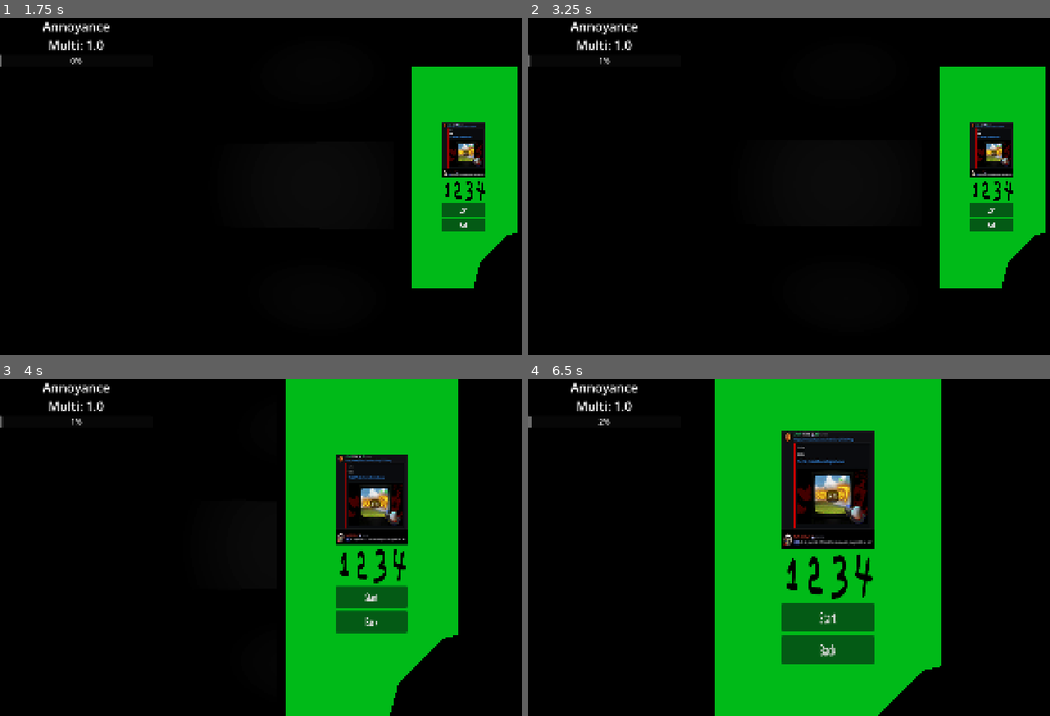
Above: before the commit, frames 1-4 (two rows, left to right).
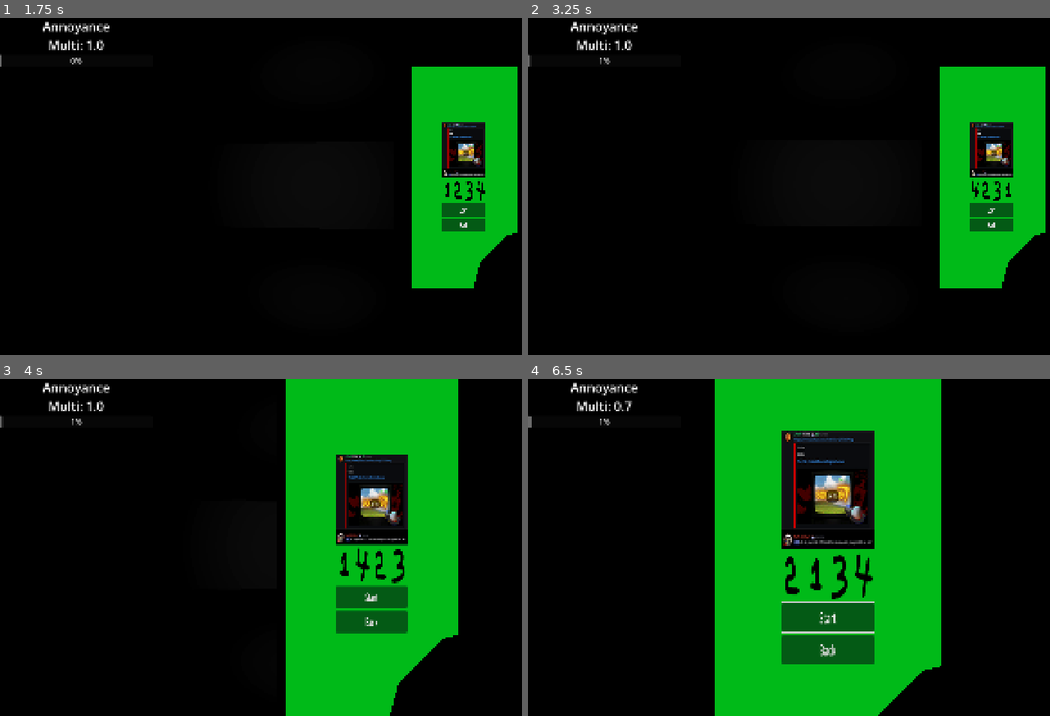
Above: after the commit, the same moments.

Repository: olinolinolinolin/f-n-a-k-five-nights-at-kecks
Game: Godot game, scene res://testhub1.tscn
The game is run twice, just before and just after one commit, with the same random seed, the same clock (stepped at 60 frames per second) and the same inputs.
Inputs (mouse positions are in pixels of both pictures, inside the frame that each line leads up to):
- Up to frame 1 (1.75 s): tap Enter (ui_accept) at 0.5, 0.77, 1.25, 1.52 s; move the mouse to (334, 186) at 0.52 s; tap Q (hide) at 0.6, 1.55 s; click (334, 186) at 0.67 s; tap E (phone) at 0.8, 1.35 s; move the mouse to (271, 186) at 1.27 s; click (271, 186) at 1.42 s
- Up to frame 2 (3.25 s): tap Enter (ui_accept) at 2, 2.75, 3.02 s; move the mouse to (841, 179) at 2.02 s; tap Q (hide) at 2.1, 3.05 s; click (841, 179) at 2.17 s; tap E (phone) at 2.3, 2.85 s; move the mouse to (820, 193) at 2.77 s; click (820, 193) at 2.92 s
- Up to frame 3 (4 s): tap Enter (ui_accept) at 3.5, 3.77 s; move the mouse to (344, 550) at 3.52 s; tap 1 (qte1) at 3.6 s; click (344, 550) at 3.67 s; tap E (phone) at 3.8 s
- Up to frame 4 (6.5 s): move the mouse to (648, 496) at 4.27 s; tap 2 (qte2) at 4.35 s; click (648, 496) at 4.42 s; tap Enter (ui_accept) at 4.52, 5, 6.02 s; tap Q (hide) at 4.55, 6.05 s; move the mouse to (856, 547) at 5.02 s; tap 3 (qte3) at 5.1 s; click (856, 547) at 5.17 s; tap E (phone) at 5.3 s; move the mouse to (736, 463) at 5.77 s; tap 4 (qte4) at 5.85 s; click (736, 463) at 5.92 s

Frame 1 is identical in both runs. In frame 2, less than 0.1% of the frame differs, in the area x 85-93%, y 47-55%; in frame 3, 0.3%; in frame 4, 0.6%, in the area x 13-67%, y 6-76%.

Commit message:
added more focus related ui stuphhhh

Diff:
--- a/phonescreen.tscn
+++ b/phonescreen.tscn
@@ -52,6 +52,7 @@
 [node name="Button" type="Button" parent="GridContainer" unique_id=362813103]
 layout_mode = 2
 focus_neighbor_left = NodePath("../Button5")
+focus_neighbor_top = NodePath(".")
 focus_neighbor_right = NodePath("../Button2")
 focus_neighbor_bottom = NodePath("../Button4")
 icon = ExtResource("1_c7pon")
@@ -59,6 +60,7 @@
 [node name="Button2" type="Button" parent="GridContainer" unique_id=2048746886]
 layout_mode = 2
 focus_neighbor_left = NodePath("../Button")
+focus_neighbor_top = NodePath(".")
 focus_neighbor_right = NodePath("../Button3")
 focus_neighbor_bottom = NodePath("../Button5")
 text = "RING
@@ -67,7 +69,9 @@
 [node name="Button3" type="Button" parent="GridContainer" unique_id=1759352543]
 layout_mode = 2
 focus_neighbor_left = NodePath("../Button2")
+focus_neighbor_top = NodePath(".")
 focus_neighbor_right = NodePath("../Button4")
+focus_neighbor_bottom = NodePath("../Button5")
 text = "Flashlight"
 
 [node name="Button4" type="Button" parent="GridContainer" unique_id=1532941844]
@@ -75,6 +79,7 @@
 focus_neighbor_left = NodePath("../Button3")
 focus_neighbor_top = NodePath("../Button")
 focus_neighbor_right = NodePath("../Button5")
+focus_neighbor_bottom = NodePath(".")
 icon = ExtResource("1_c7pon")
 
 [node name="Button5" type="Button" parent="GridContainer" unique_id=1359262743]
@@ -82,6 +87,7 @@
 focus_neighbor_left = NodePath("../Button4")
 focus_neighbor_top = NodePath("../Button2")
 focus_neighbor_right = NodePath("../Button")
+focus_neighbor_bottom = NodePath(".")
 icon = ExtResource("1_c7pon")
 
 [node name="VBoxContainer" type="VBoxContainer" parent="." unique_id=47579587]
@@ -106,12 +112,20 @@
 z_index = 10
 y_sort_enabled = true
 layout_mode = 2
+focus_neighbor_left = NodePath(".")
+focus_neighbor_top = NodePath(".")
+focus_neighbor_right = NodePath("../Scare Gnome")
+focus_neighbor_bottom = NodePath(".")
 text = "Back"
 
 [node name="Scare Gnome" type="Button" parent="VBoxContainer/GnomeButtons" unique_id=2093452016]
 z_index = 10
 y_sort_enabled = true
 layout_mode = 2
+focus_neighbor_left = NodePath("../Back")
+focus_neighbor_top = NodePath(".")
+focus_neighbor_right = NodePath(".")
+focus_neighbor_bottom = NodePath(".")
 text = "Scare
 Gnome"
 
@@ -167,12 +181,18 @@
 
 [node name="QteStartButton" type="Button" parent="QteVContainer" unique_id=640858710]
 layout_mode = 2
+focus_neighbor_left = NodePath(".")
+focus_neighbor_top = NodePath(".")
+focus_neighbor_right = NodePath(".")
 focus_neighbor_bottom = NodePath("../QteBackButton")
 text = "Start"
 
 [node name="QteBackButton" type="Button" parent="QteVContainer" unique_id=856245175]
 layout_mode = 2
+focus_neighbor_left = NodePath(".")
 focus_neighbor_top = NodePath("../QteStartButton")
+focus_neighbor_right = NodePath(".")
+focus_neighbor_bottom = NodePath(".")
 text = "Back"
 
 [connection signal="pressed" from="GridContainer/Button" to="." method="_on_button_pressed"]
--- a/phoneui.gd
+++ b/phoneui.gd
@@ -75,7 +75,6 @@
 
 func _on_player_usingphone(phone) -> void:
 	if phone == true:
-		apps[appnumber].grab_focus()
 		usingphone = true
 	else:
 		get_viewport().gui_release_focus()
--- a/playerfnak1.gd
+++ b/playerfnak1.gd
@@ -4,6 +4,7 @@
 var phoneinface = false
 var phonelighton = true
 var hiding = false
+var lasthoveredbutton: Control = null
 signal dead
 signal usingphone
 
@@ -14,6 +15,10 @@
 # Called when the node enters the scene tree for the first time.
 func _ready() -> void:
 	Input.mouse_mode = Input.MOUSE_MODE_CAPTURED
+
+
+
+
 
 
 # Called every frame. 'delta' is the elapsed time since the previous frame.
@@ -56,10 +61,13 @@
 
 	if Input.is_action_just_pressed("hide"):
 		if hiding == true:
+
 			$"../HideBasic".hide()
 			hiding = false
 			usingphone.emit(true)
+			lasthoveredbutton.call_deferred("grab_focus")
 		else:
+			lasthoveredbutton = $"Player Camera/Phone/PhoneBody/PhoneScreen/SubViewport".get_viewport().gui_get_focus_owner()
 			$"../HideBasic".show()
 			hiding = true
 			usingphone.emit(false)
@@ -93,3 +101,8 @@
 	else:
 		print("dead af")
 	dead.emit(hiding)
+
+
+func _on_sub_viewport_gui_focus_changed(node: Control) -> void:
+	if node != null and hiding == false:
+		lasthoveredbutton = node
--- a/project.godot
+++ b/project.godot
@@ -100,21 +100,25 @@
 qte1={
 "deadzone": 0.2,
 "events": [Object(InputEventKey,"resource_local_to_scene":false,"resource_name":"","device":-1,"window_id":0,"alt_press …(191 unchanged characters)…
+, Object(InputEventJoypadButton,"resource_local_to_scene":false,"resource_name":"","device":-1,"button_index":9,"pressure":0.0,"pressed":true,"script":null)
 ]
 }
 qte2={
 "deadzone": 0.2,
 "events": [Object(InputEventKey,"resource_local_to_scene":false,"resource_name":"","device":-1,"window_id":0,"alt_press …(191 unchanged characters)…
+, Object(InputEventJoypadButton,"resource_local_to_scene":false,"resource_name":"","device":-1,"button_index":10,"pressure":0.0,"pressed":true,"script":null)
 ]
 }
 qte3={
 "deadzone": 0.2,
 "events": [Object(InputEventKey,"resource_local_to_scene":false,"resource_name":"","device":-1,"window_id":0,"alt_press …(191 unchanged characters)…
+, Object(InputEventJoypadMotion,"resource_local_to_scene":false,"resource_name":"","device":-1,"axis":4,"axis_value":1.0,"script":null)
 ]
 }
 qte4={
 "deadzone": 0.2,
 "events": [Object(InputEventKey,"resource_local_to_scene":false,"resource_name":"","device":-1,"window_id":0,"alt_press …(191 unchanged characters)…
+, Object(InputEventJoypadMotion,"resource_local_to_scene":false,"resource_name":"","device":-1,"axis":5,"axis_value":1.0,"script":null)
 ]
 }
 
--- a/testhub1.tscn
+++ b/testhub1.tscn
@@ -163,7 +163,7 @@
 curve = SubResource("Curve3D_82okx")
 
 [node name="PathFollow3D" parent="Keckbear/Path3D" index="0" unique_id=164052617]
-transform = Transform3D(-0.9541746, 0.0027542622, 0.2992238, 2.3282974e-10, 0.99986297, -0.009205024, -0.29923776, -0.008782471, -0.95413023, 45.136112, -0.2195282, -2.7548084)
+transform = Transform3D(-0.9541746, 0.0027542592, 0.2992238, 2.3282974e-10, 0.99986184, -0.009205024, -0.29923776, -0.008782461, -0.95413023, 45.136112, -0.2195282, -2.7548084)
 loop = false
 
 [node name="ShadowKeckbearFnak1" parent="." unique_id=1364804302 instance=ExtResource("7_5ht26")]
@@ -223,6 +223,7 @@
 [connection signal="usingphone" from="Player" to="Player/Player Camera/Phone/PhoneBody/PhoneScreen/SubViewport/Phone Screen Texture" method="_on_player_usingphone"]
 [connection signal="body_entered" from="Player/Player Camera/Phone/PhoneLight/FlashLightArea" to="." method="_on_flash_light_area_body_entered"]
 [connection signal="body_exited" from="Player/Player Camera/Phone/PhoneLight/FlashLightArea" to="." method="_on_flash_light_area_body_exited"]
+[connection signal="gui_focus_changed" from="Player/Player Camera/Phone/PhoneBody/PhoneScreen/SubViewport" to="Player" method="_on_sub_viewport_gui_focus_changed"]
 [connection signal="GnomeScare" from="Player/Player Camera/Phone/PhoneBody/PhoneScreen/SubViewport/Phone Screen Texture" to="DifferentSubviewport/Node3D" method="_on_phone_screen_texture_gnome_scare"]
 [connection signal="LightOff" from="Player/Player Camera/Phone/PhoneBody/PhoneScreen/SubViewport/Phone Screen Texture" to="Player" method="_on_phone_screen_texture_light_off"]
 [connection signal="qteresult" from="Player/Player Camera/Phone/PhoneBody/PhoneScreen/SubViewport/Phone Screen Texture" to="." method="_on_phone_screen_texture_qteresult"]
